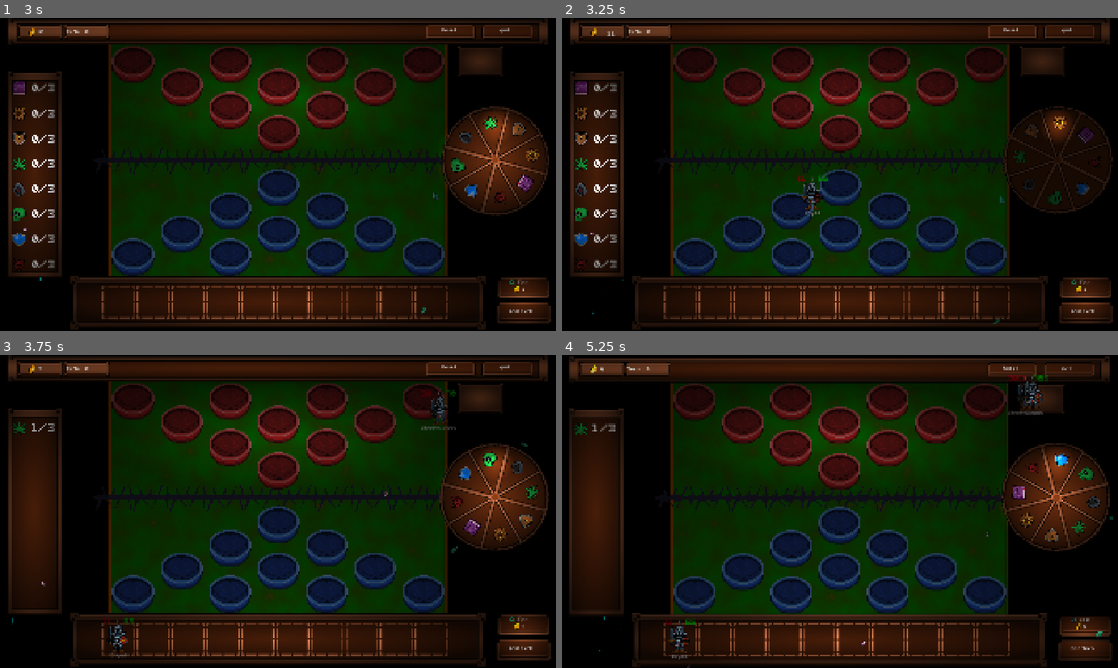
Above: before the commit, frames 1-4 (two rows, left to right).
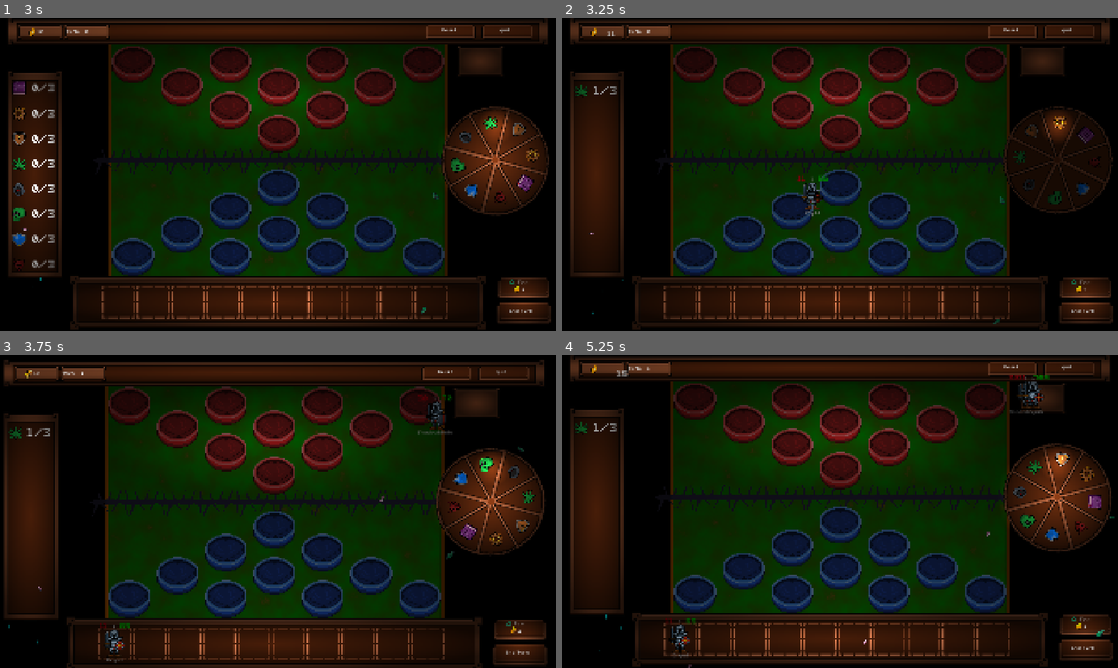
Above: after the commit, the same moments.

Repository: ArmanKianian/Untitled
Game: Godot game, scene res://scenes/game_menu.tscn
Same seed, same stepped clock (60 frames per second), same inputs: the game is played once before the commit and once after it. Sound files missing from this copy of the repository are replaced by a short silence.
Inputs (mouse positions are in pixels of both pictures, inside the frame that each line leads up to):
- Up to frame 1 (3 s): click "start" at 0.5 s; move the mouse to (400, 158) at 1.27 s; press the mouse at (400, 158) at 1.28 s; release the mouse at (400, 158) at 2 s; click "Spin" at 2 s; move the mouse to (166, 190) at 2.77 s; click (166, 190) at 2.85 s
- Up to frame 2 (3.25 s): no input
- Up to frame 3 (3.75 s): click (522, 649) at 3.5 s, where only the run after the commit has a clickable "End Turn"
- Up to frame 4 (5.25 s): click (1012, 367) at 4.25 s, where only the run before the commit has a clickable "Reset"; click (1084, 624) at 5 s, where only the run before the commit has a clickable "Spin"

Frame 1 is identical in both runs. In frame 2, 1.1% of the frame differs, in the area x 2-95%, y 20-88%; in frame 3, 28%, in the area x 0-100%, y 0-100%; in frame 4, 8.8%.

Commit message:
Victory & Defeat
now player lose or win the game.

Diff:
--- a/scenes/game.tscn
+++ b/scenes/game.tscn
@@ -163,6 +163,24 @@
 [sub_resource type="LabelSettings" id="LabelSettings_gxtfn"]
 font = ExtResource("27_wljb1")
 
+[sub_resource type="LabelSettings" id="LabelSettings_8ool0"]
+font = ExtResource("27_wljb1")
+font_size = 200
+font_color = Color(1, 0, 0, 1)
+outline_size = 50
+outline_color = Color(0, 0, 0, 1)
+
+[sub_resource type="LabelSettings" id="LabelSettings_05nbr"]
+font = ExtResource("27_wljb1")
+font_size = 160
+
+[sub_resource type="LabelSettings" id="LabelSettings_pr1ej"]
+font = ExtResource("27_wljb1")
+font_size = 200
+font_color = Color(0, 0.6, 0, 1)
+outline_size = 50
+outline_color = Color(0, 0, 0, 1)
+
 [node name="Game" type="Node2D" unique_id=1207240851]
 script = ExtResource("1_lbhrr")
 
@@ -907,6 +925,84 @@
 
 [node name="player_cards" type="Node2D" parent="cards" unique_id=2115140470]
 
+[node name="Defeat_panel" type="Sprite2D" parent="." unique_id=1605561237]
+visible = false
+scale = Vector2(3, 6)
+texture = ExtResource("6_ssvqc")
+
+[node name="Defeat" type="Label" parent="Defeat_panel" unique_id=1720023533]
+offset_left = -85.0
+offset_top = -32.0
+offset_right = 793.3334
+offset_bottom = 424.66666
+scale = Vector2(0.2, 0.1)
+size_flags_horizontal = 4
+text = "Defeat"
+label_settings = SubResource("LabelSettings_8ool0")
+horizontal_alignment = 1
+vertical_alignment = 1
+
+[node name="Defeat_button" type="Button" parent="Defeat_panel" unique_id=87009685]
+offset_left = -52.0
+offset_top = 3.0
+offset_right = 121.0
+offset_bottom = 52.0
+scale = Vector2(0.6, 0.3)
+theme_override_styles/normal = SubResource("StyleBoxTexture_ssvqc")
+theme_override_styles/pressed = SubResource("StyleBoxTexture_1kice")
+theme_override_styles/hover = SubResource("StyleBoxTexture_ssvqc")
+theme_override_styles/hover_pressed = SubResource("StyleBoxTexture_1kice")
+theme_override_styles/disabled = SubResource("StyleBoxTexture_ssvqc")
+
+[node name="Label" type="Label" parent="Defeat_panel/Defeat_button" unique_id=603357766]
+layout_mode = 0
+offset_left = 49.999992
+offset_top = 10.0
+offset_right = 828.00006
+offset_bottom = 194.0
+scale = Vector2(0.1, 0.1)
+text = "Restart"
+label_settings = SubResource("LabelSettings_05nbr")
+
+[node name="Victory_panel" type="Sprite2D" parent="." unique_id=1326943900]
+visible = false
+scale = Vector2(3, 6)
+texture = ExtResource("6_ssvqc")
+
+[node name="Victory" type="Label" parent="Victory_panel" unique_id=20137221]
+offset_left = -85.0
+offset_top = -32.0
+offset_right = 793.3334
+offset_bottom = 424.66666
+scale = Vector2(0.2, 0.1)
+size_flags_horizontal = 4
+text = "victory"
+label_settings = SubResource("LabelSettings_pr1ej")
+horizontal_alignment = 1
+vertical_alignment = 1
+
+[node name="Victory_button" type="Button" parent="Victory_panel" unique_id=268831251]
+offset_left = -52.0
+offset_top = 3.0
+offset_right = 121.0
+offset_bottom = 52.0
+scale = Vector2(0.6, 0.3)
+theme_override_styles/normal = SubResource("StyleBoxTexture_ssvqc")
+theme_override_styles/pressed = SubResource("StyleBoxTexture_1kice")
+theme_override_styles/hover = SubResource("StyleBoxTexture_ssvqc")
+theme_override_styles/hover_pressed = SubResource("StyleBoxTexture_1kice")
+theme_override_styles/disabled = SubResource("StyleBoxTexture_ssvqc")
+
+[node name="Label" type="Label" parent="Victory_panel/Victory_button" unique_id=509422386]
+layout_mode = 0
+offset_left = 49.999992
+offset_top = 10.0
+offset_right = 828.00006
+offset_bottom = 194.0
+scale = Vector2(0.1, 0.1)
+text = "Next AI"
+label_settings = SubResource("LabelSettings_05nbr")
+
 [connection signal="pressed" from="UI/Spin_Button" to="." method="_on_spin_button_pressed"]
 [connection signal="pressed" from="UI/End_Turn_button" to="." method="_on_end_turn_button_pressed"]
 [connection signal="pressed" from="UI/Reset_button" to="." method="_on_reset_button_pressed"]
--- a/scripts/game.gd
+++ b/scripts/game.gd
@@ -36,10 +36,17 @@
 # UI
 # =============================================================================
 
+@onready var defeat_panel: Sprite2D = $Defeat_panel
+@onready var victory_panel: Sprite2D = $Victory_panel
+@onready var defeat_button: Button = $Defeat_panel/Defeat_button
+@onready var victory_button: Button = $Victory_panel/Victory_button
+
+
 # Buttons
 @onready var spin_button: Button = $UI/Spin_Button
 @onready var end_turn_button: Button = $UI/End_Turn_button
 @onready var reset_button: Button = $UI/Reset_button
+
 
 # Labels
 @onready var spin_cost: Label = $UI/Spin_Button/spin_cost
@@ -89,8 +96,11 @@
 	var tween = create_tween()
 	tween.tween_property(self, "scale", Vector2(1, 1), 1)
 	await tween.finished
+
+	defeat_button.pressed.connect(_on_reset_button_pressed)
+	victory_button.pressed.connect(_on_reset_button_pressed)
+
 	reset()
-
 
 func change_coin(amount: int):
 
@@ -146,11 +156,11 @@
 
 	await change_coin(turn_coin_gain)
 
-	await check_win()
-	check_traits()
-	await enemy_move()
-
-	set_buttons_enabled(true)
+	if await check_win():
+		check_traits()
+		await enemy_move()
+
+		set_buttons_enabled(true)
 
 func _on_spin_button_pressed() -> void:
 	play_button_press(8, 0.2)
@@ -159,7 +169,7 @@
 
 		if await add_card(0):
 
-			await change_coin(-int(spin_cost.text))
+			change_coin(-int(spin_cost.text))
 
 			spin_cost.text = str(int(spin_cost.text) + spin_cost_gain)
 
@@ -578,15 +588,79 @@
 			enemy_line_count -= 1
 
 func check_win():
+
 	var enemy_slots = enemy_square.get_children()
 	var player_slots = player_square.get_children()
 
-	var points = await check_empty_slots(enemy_slots, player_slots)
-	points += await resolve_combat(enemy_slots, player_slots)
-
-	update_battlefield(points.x, points.y)
-
-
+
+	var points = await check_empty_slots(
+		enemy_slots,
+		player_slots
+	)
+
+
+	points += await resolve_combat(
+		enemy_slots,
+		player_slots
+	)
+
+
+	update_battlefield(
+		points.x,
+		points.y
+	)
+
+
+	await get_tree().create_timer(1.0).timeout
+
+
+	if points.y > points.x and enemy_square.get_child_count() <= 0:
+
+		player_win()
+		return false
+
+	elif points.y < points.x and player_square.get_child_count() <= 0:
+
+		player_lose()
+		return false
+
+	return true
+
+func player_win():
+	set_buttons_enabled(false)
+
+	victory_panel.visible = true
+
+	# optional animation
+	victory_panel.modulate.a = 0
+
+	var tween = create_tween()
+
+	tween.tween_property(
+		victory_panel,
+		"modulate:a",
+		1.0,
+		0.3
+	)
+
+
+
+func player_lose():
+	set_buttons_enabled(false)
+
+	defeat_panel.visible = true
+
+
+	var tween = create_tween()
+
+	defeat_panel.modulate.a = 0
+
+	tween.tween_property(
+		defeat_panel,
+		"modulate:a",
+		1.0,
+		0.3
+	)
 
 
 func check_traits():
@@ -622,6 +696,8 @@
 
 func reset():
 	set_buttons_enabled(false)
+	victory_panel.visible = false
+	defeat_panel.visible = false
 
 	# Reset battlefield position
 	war_line.position.y = -50
